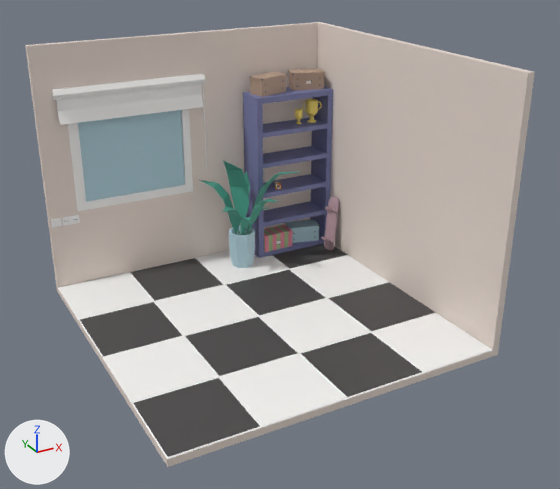
An edit to the glTF model frontend/pocketfolio/public/assets/room_01.glb, drawn before and after from the same camera.
One viewpoint serves both versions: a 50 mm camera at (-4.73, -9.28, 5.76) aimed at (0.2, -0.31, 1.27). The lights are fixed; the arrows at lower left show +X, +Y and +Z. Vertices at the same position are counted once.

In view in the first picture: 'room_01'.
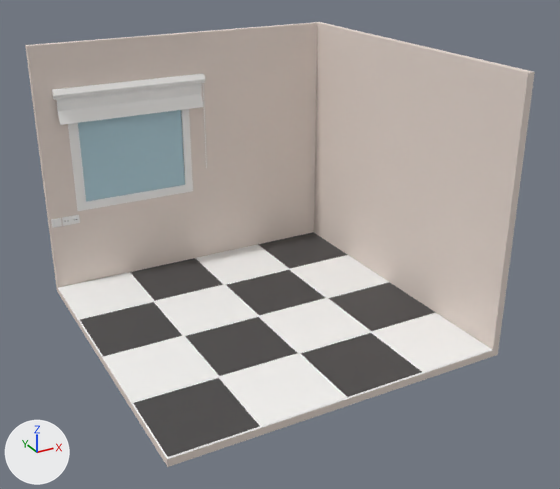
The newer file is also turned or shifted as a whole; pictures and numbers use the older file's frame.

Where the change shows, as pixel boxes (x1, y1, x2, y2) in the pictures (560 x 489 px):
part 1 of me_mesh_001, deleted (blue): before (200, 68, 339, 268)

What changed in the scene script:
```text
Change me_mesh_001:
    used by ob_room_01; location = (0.0, 0.0, 0.0)
    remove me_mesh_001.from_pydata(...)  # 1891 vertices, 3198 faces; spans x -2.44..2.56, y -2.45..2.57, z -0.12..3.88
    add me_mesh_001.from_pydata(...)  # 337 vertices, 546 faces; spans x -2.44..2.56, y -2.45..2.57, z -0.12..3.88
    me_mesh_001 part 1: 60 loose pieces with 1554 vertices, spanning x 0.06..2.45, y 1.03..2.41, z -0.01..3.15, are deleted
```
